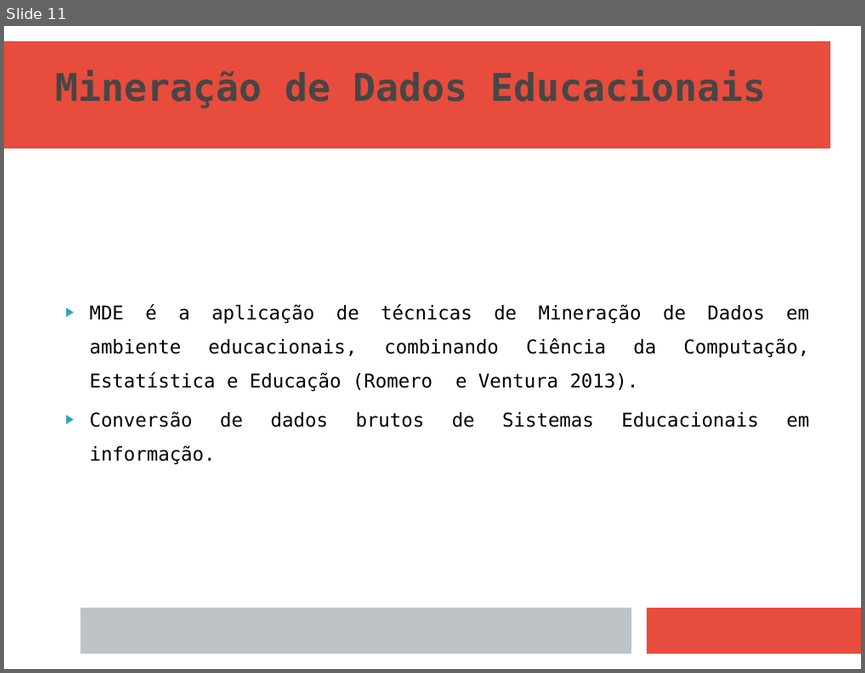
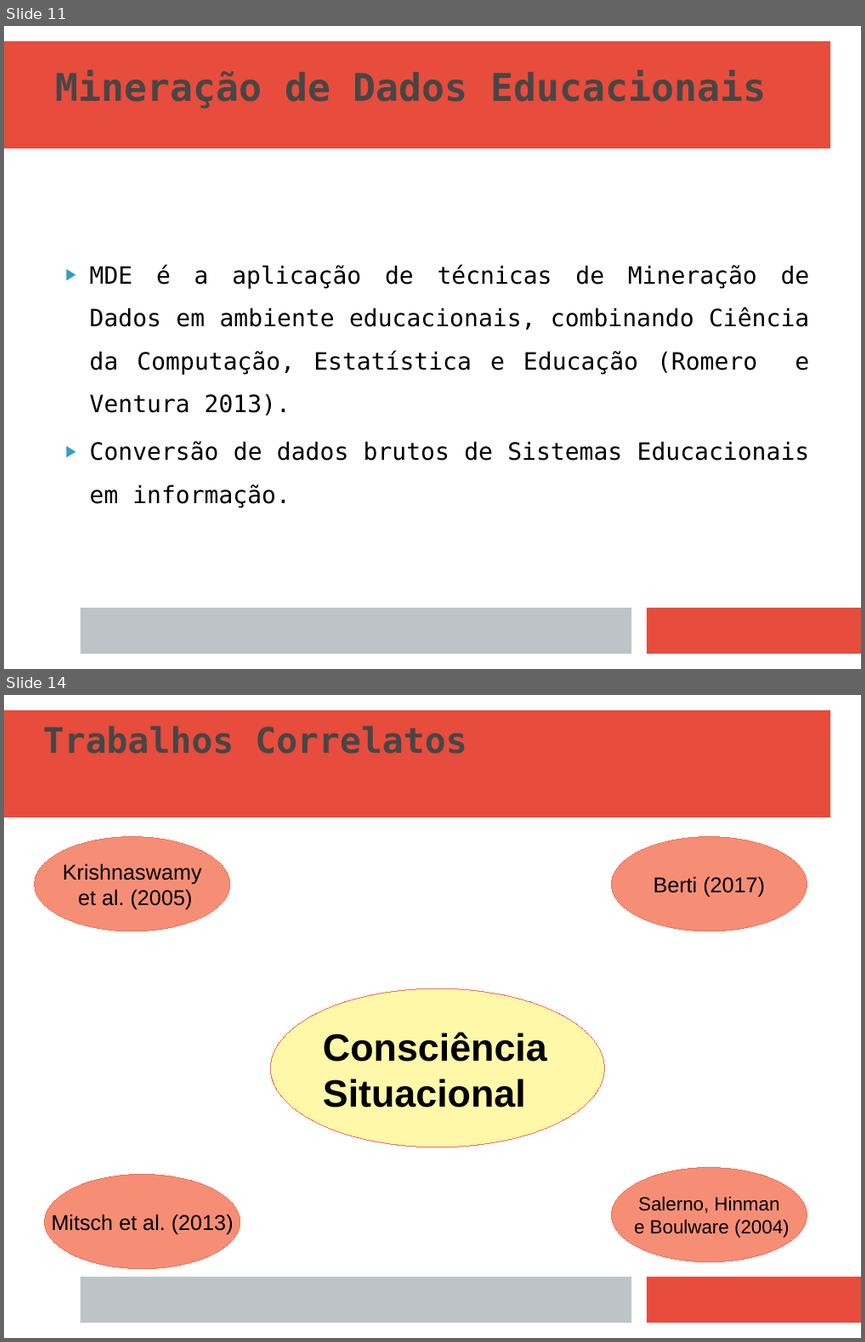
Before and after one commit to naninmartins/TCC-Modelo-de-AVA-com-CS-e-MDE, a slide deck: MODELO DE APOIO AO ENSINO EM AMBIENTES VIRTUAIS - APRESENTAÇÃO (linux).odp. Shown one above the other, each under a label of ours: slide 11 before the commit, slides 11 and 14 after it; the slides between them are not shown. The pictures are 865x673 and 865x1342 pixels, drawn with LibreOffice and Linux fonts; fonts in the diff are those of the drawing. Boxes give left, top, right and bottom in pixels: in the first picture for what was removed or moved away, otherwise in the second. Text is boxed around its words. In the diff, an @@ line names an element or a change of style, - is before the commit and + after.

```diff
--- a/MODELO DE APOIO AO ENSINO EM AMBIENTES VIRTUAIS - APRESENTAÇÃO (linux).odp
+++ b/MODELO DE APOIO AO ENSINO EM AMBIENTES VIRTUAIS - APRESENTAÇÃO (linux).odp
@@ slide 14 added at (x1=4, y1=695, x2=861, y2=1338), background #FFFFFF; not listed: 3 template elements that a slide beside it also shows @@
@@ title added at (x1=43, y1=726, x2=466, y2=754), 29.6 pt, text #464646, bold @@
+Trabalhos Correlatos
@@ ellipse added at (x1=34, y1=836, x2=229, y2=930), fill #F68E76, outline #F3715A 0 pt, 18 pt, text #000000 @@
+Krishnaswamy
+et al. (2005)
@@ ellipse added at (x1=612, y1=836, x2=806, y2=930), fill #F68E76, outline #F3715A 0 pt, 18 pt, text #000000 @@
+Berti (2017)
@@ ellipse added at (x1=270, y1=989, x2=605, y2=1147), fill #FFF685 at 70% opacity, outline #F3715A 0 pt @@
@@ text added at (x1=323, y1=1032, x2=547, y2=1107), 32 pt, text #000000, bold @@
+Consciência Situacional
@@ ellipse added at (x1=44, y1=1174, x2=239, y2=1268), fill #F68E76, outline #F3715A 0 pt, 18 pt, text #000000 @@
+Mitsch et al. (2013)
@@ ellipse added at (x1=612, y1=1167, x2=806, y2=1261), fill #F68E76, outline #F3715A 0 pt, 16 pt, text #000000 @@
+Salerno, Hinman
+e Boulware (2004)
@@ slide 11 changed as well @@
@@ text "MDE é a aplicação de ..." at (x1=90, y1=265, x2=810, y2=508): size 16 to 20 pt @@
```
Also in this commit, not shown: 19 other slides changed, 3 other slides added, 7 other files.
